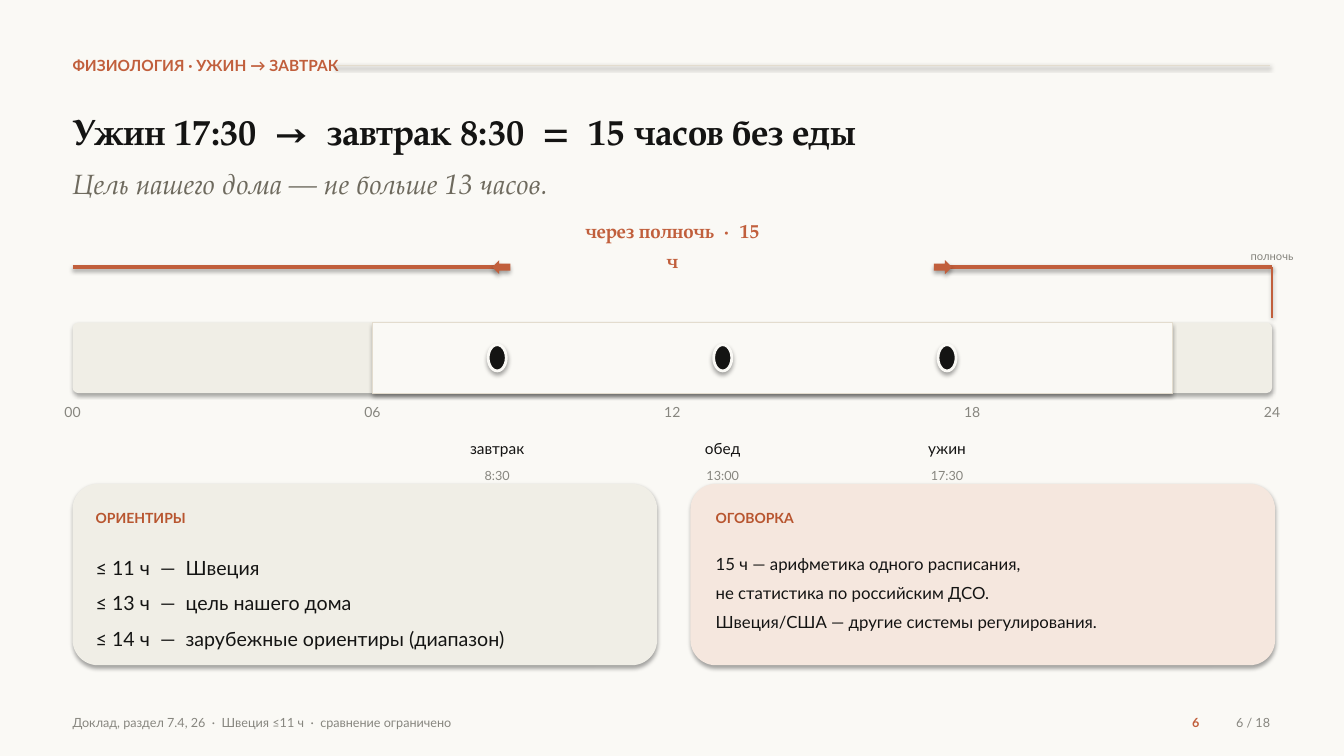
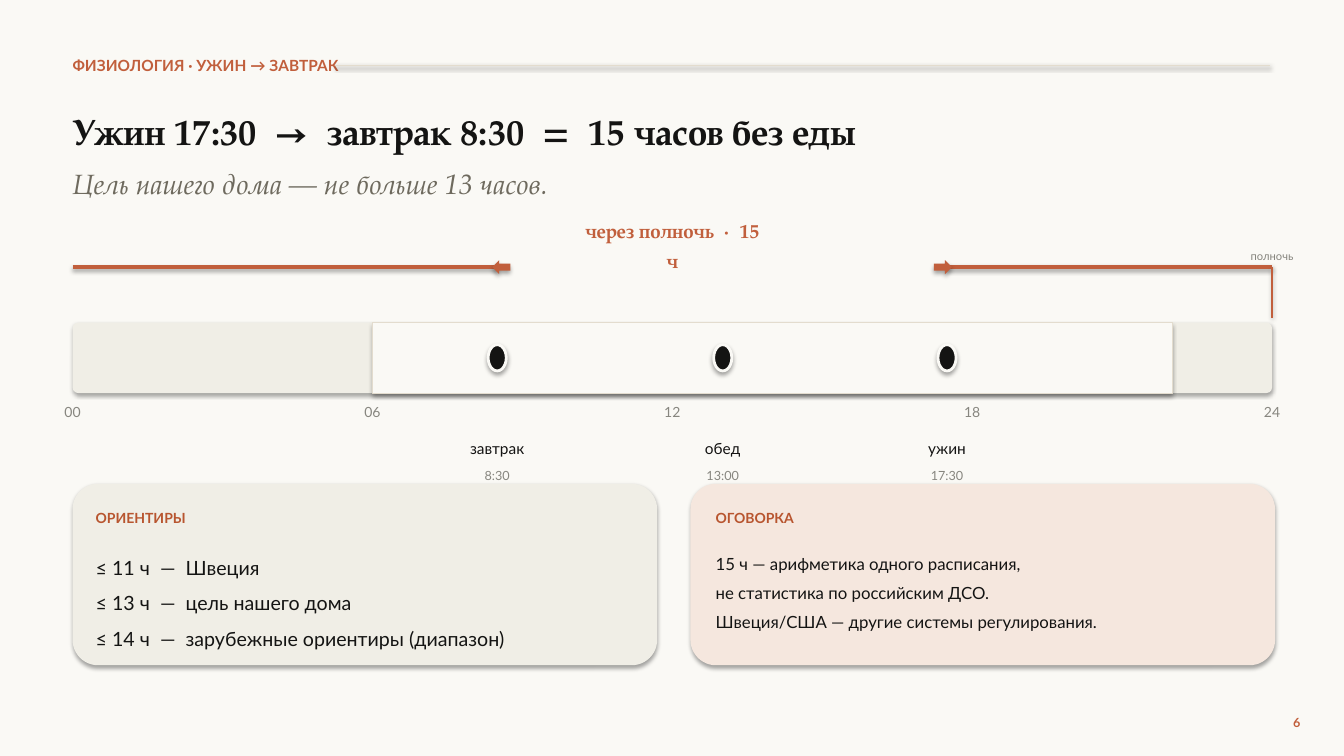
Before and after one commit to qlolp/seminar-variable-food-2026, a slide deck: slide 6 of 02_презентация/презентация_v6/Презентация_v6_Не_просто_накормить.pptx. Drawn at 1344x756 pixels with LibreOffice and Linux fonts; fonts in the diff are those of the drawing. Boxes give left, top, right and bottom in pixels: in the first picture for what was removed or moved away, otherwise in the second. Text is boxed around its words. In the diff, an @@ line names an element or a change of style, - is before the commit and + after.

```diff
--- a/02_презентация/презентация_v6/Презентация_v6_Не_просто_накормить.pptx
+++ b/02_презентация/презентация_v6/Презентация_v6_Не_просто_накормить.pptx
@@ text removed at box(73, 718, 451, 729) @@
-Доклад, раздел 7.4, 26 · Швеция ≤11 ч · сравнение ограничено
@@ text "6": place and size @@
-text "6" at box(1192, 718, 1199, 727)
+text "6" at box(1293, 718, 1300, 727)
@@ text removed at box(1236, 718, 1270, 727) @@
-6 / 18
```
Also in this commit, not shown: 29 other slides changed, 22 other files.
